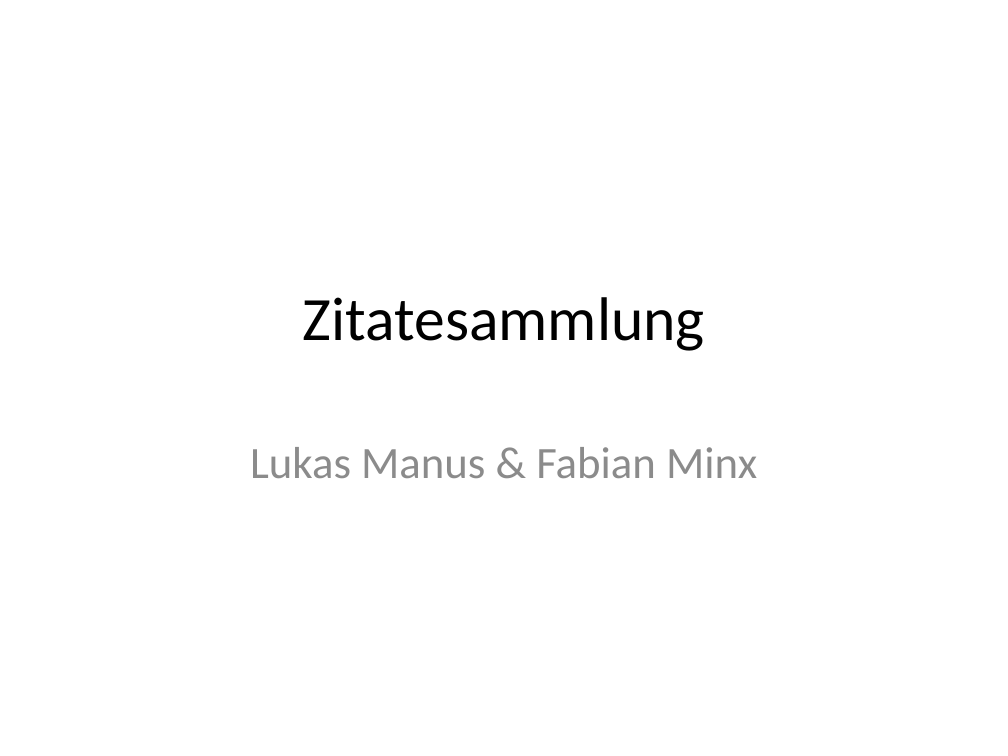
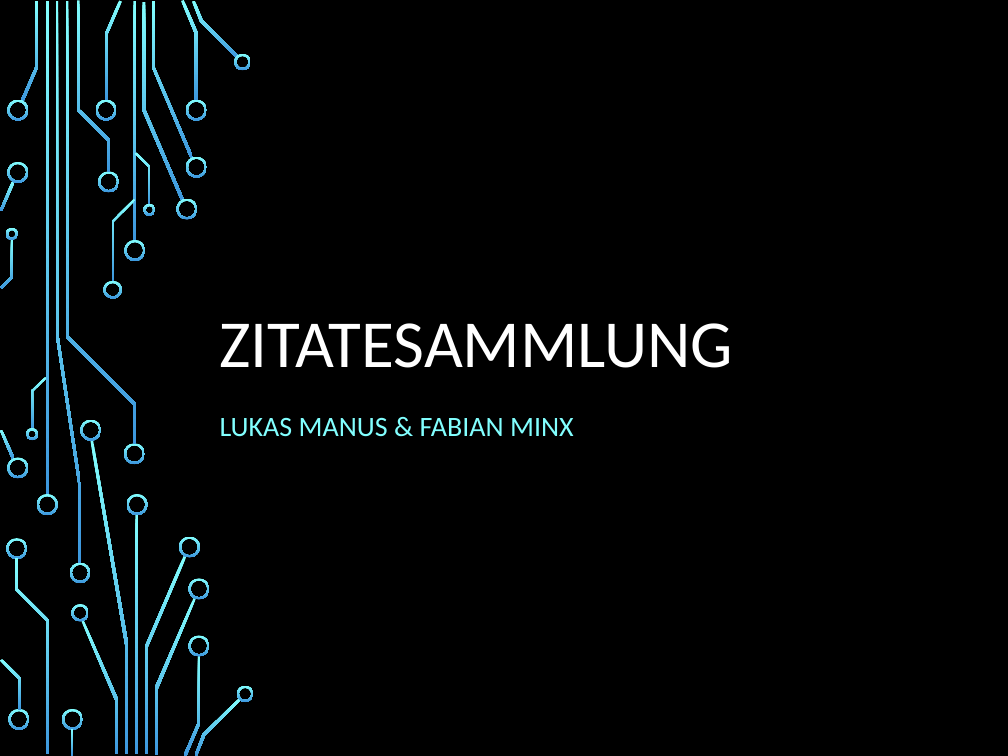
Before and after one commit to SanctumDesert/ZitateSammler, a slide deck: slide 1 of Zitatesammlung.pptx. Drawn at 1008x756 pixels with LibreOffice and Linux fonts; fonts in the diff are those of the drawing; background and template pictures are left out. Boxes give left, top, right and bottom in pixels: in the first picture for what was removed or moved away, otherwise in the second. Text is boxed around its words. In the diff, an @@ line names an element or a change of style, - is before the commit and + after.

```diff
--- a/Zitatesammlung.pptx
+++ b/Zitatesammlung.pptx
@@ background #FFFFFF to picture (left out) @@
@@ title "ZITATESAMMLUNG" at [220,323,734,368]: vertical alignment middle to bottom @@
@@ title at [220,323,734,368]: text changed; size 44 to 48 pt; text colour #000000 to #FFFFFF @@
-Zitatesammlung
+ZITATESAMMLUNG
@@ subtitle at [220,417,574,437]: text changed; size 32 to 20 pt; text colour #8C8C8C to #82FFFF @@
-Lukas Manus & Fabian Minx
+LUKAS MANUS & FABIAN MINX
@@ group added at [0,0,254,756]: 50 freeform shapes, 4 rectangles @@
```
Also in this commit, not shown: 16 other slides changed, 2 slides added, 14 other files.
